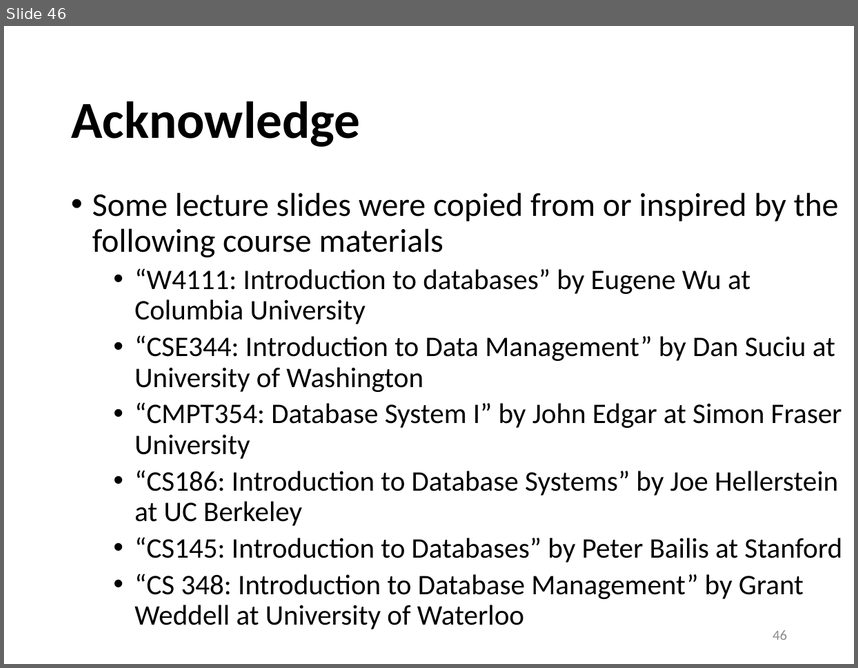
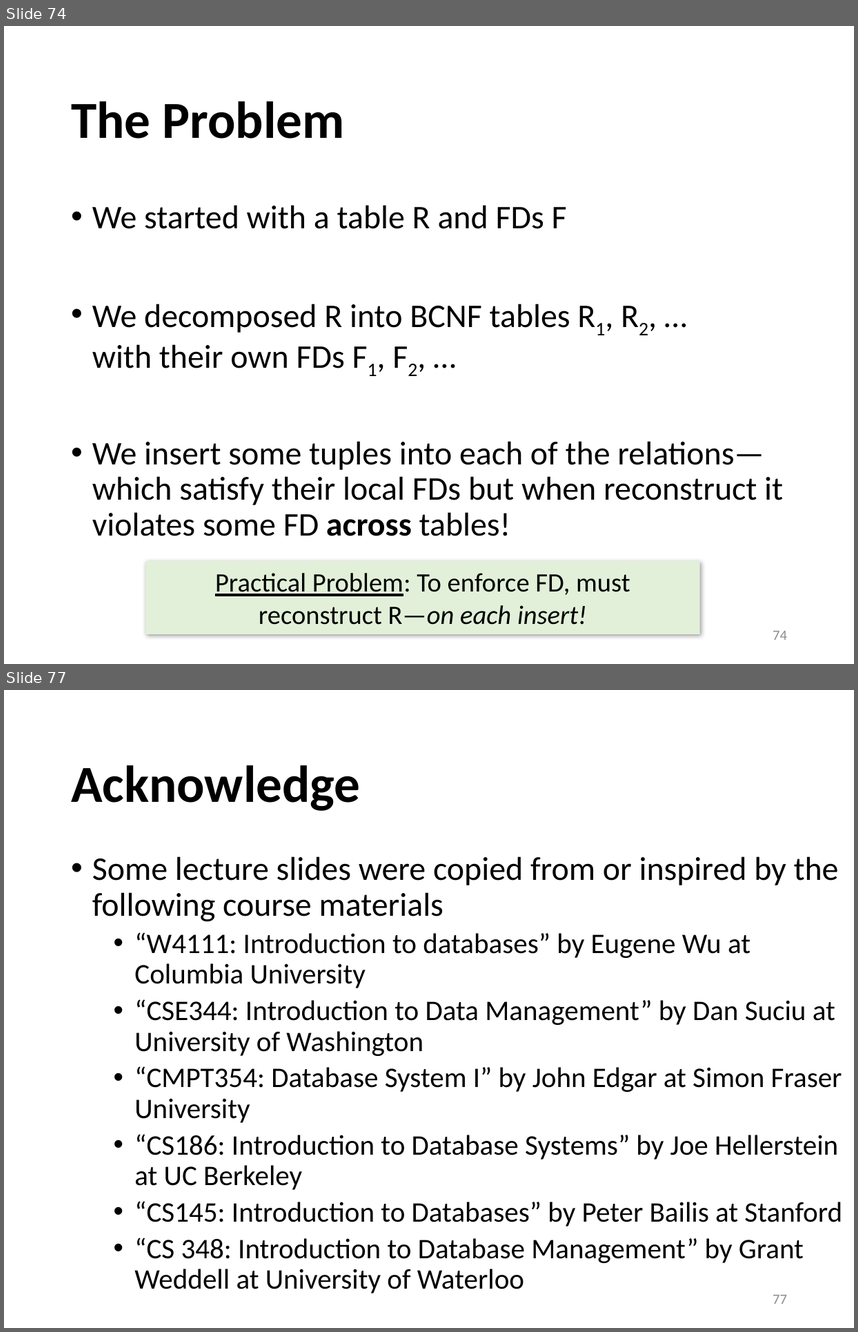
Before and after one commit to sfu-db/cmpt354, a slide deck: Lectures/lec9-design-theory.pptx. Shown one above the other, each under a label of ours: slide 46 before the commit, slides 74 and 77 after it; the slides between them are not shown. The pictures are 858x668 and 858x1332 pixels, drawn with LibreOffice and Linux fonts; fonts in the diff are those of the drawing. Boxes give left, top, right and bottom in pixels: in the first picture for what was removed or moved away, otherwise in the second. Text is boxed around its words. In the diff, an @@ line names an element or a change of style, - is before the commit and + after.

```diff
--- a/Lectures/lec9-design-theory.pptx
+++ b/Lectures/lec9-design-theory.pptx
@@ slide 74 added at box(4, 26, 854, 664), background #FFFFFF @@
@@ title added at box(71, 101, 344, 138), 44 pt, text #000000, bold @@
+The Problem
@@ text added at box(92, 205, 783, 536), 28 pt, text #000000 @@
+• We started with a table R and FDs F
+• We decomposed R into BCNF tables R1, R2, …
+  with their own FDs F1, F2, …
+• We insert some tuples into each of the relations—which satisfy their local FDs but when reconstruct it violates some FD across tables!
@@ rectangle added at box(146, 561, 700, 634), fill #E2F0D9, 22.5 pt, text #000000 @@
+Practical Problem: To enforce FD, must reconstruct R—on each insert!
@@ page number added at box(773, 630, 787, 639), 12 pt, text #8C8C8C @@
+74
@@ what was slide 46 is now slide 77 @@
@@ page number at box(773, 1294, 787, 1303): text changed @@
-46
+77
```
Also in this commit, not shown: 3 slides changed, 30 other slides added, 1 other file.
